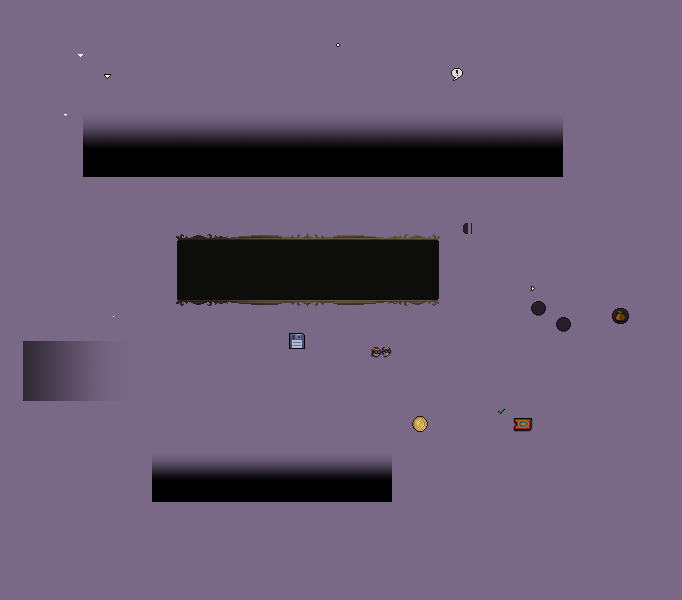
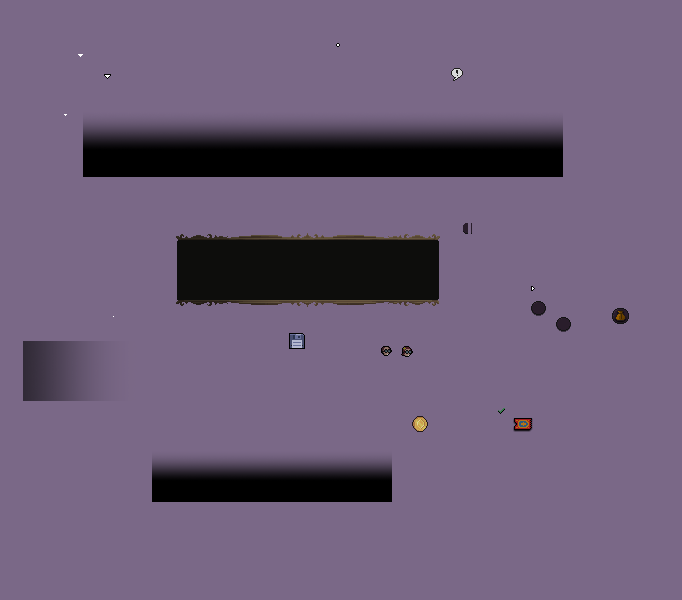
Revision of a layered 682x600 image; what changed, layer by layer:
painted on "BertaIcon.png" over [371,346,413,357]
painted on "EdmundIcon.png" over [381,346,392,356]
